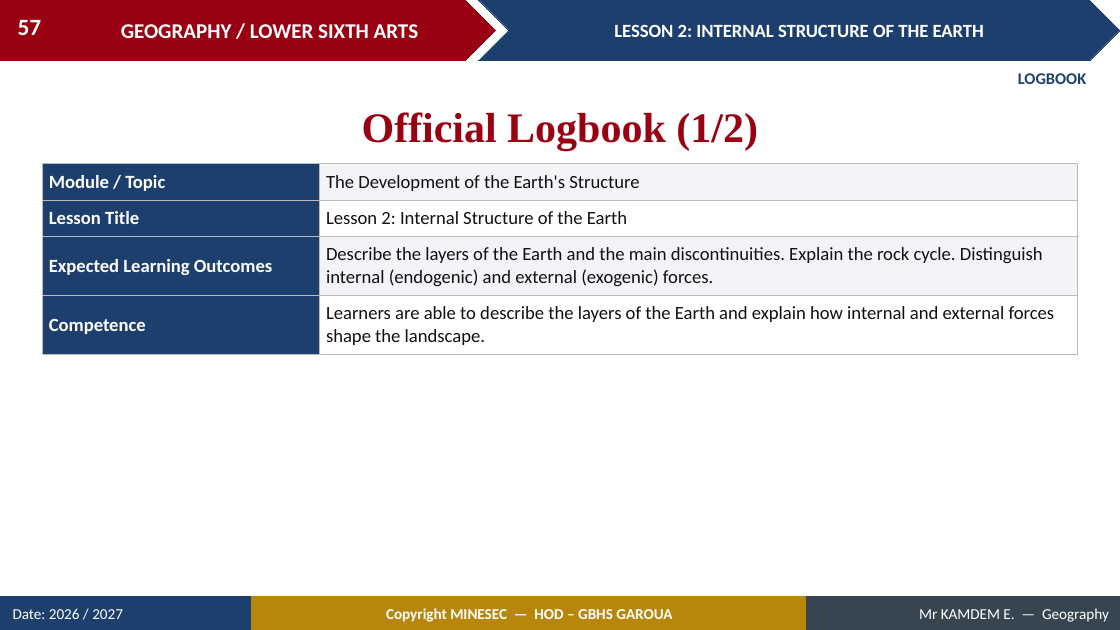
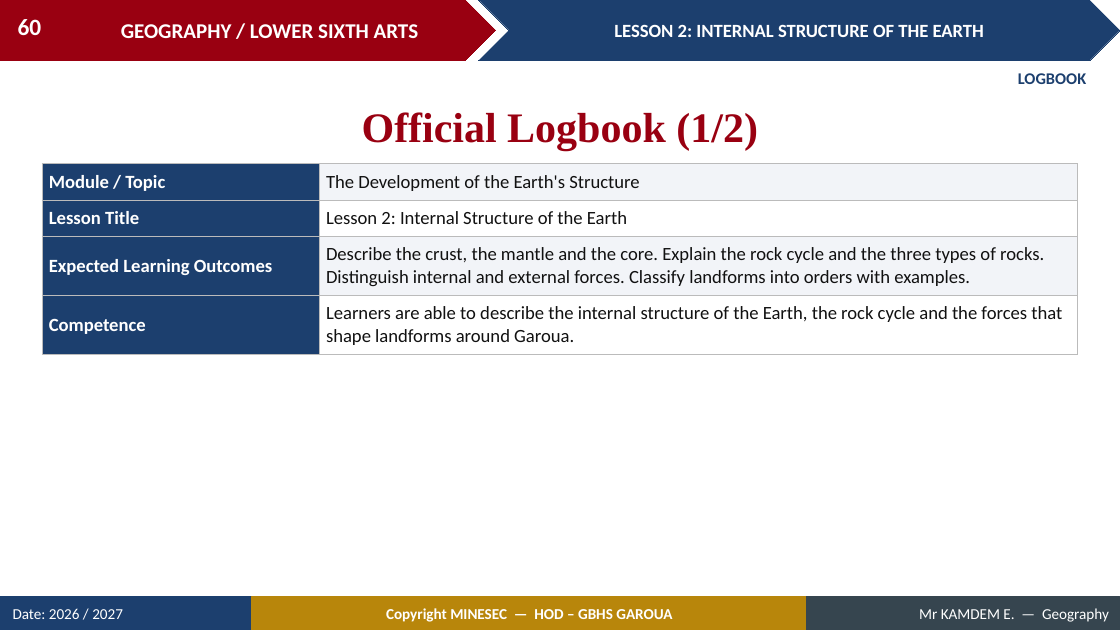
Before and after one commit to Berthautk/linea-github, a slide deck: slide 60 of lecons/LSA/Geomorphology/02_LSA_GEOMO_L02_Internal_Structure_of_the_Earth.pptx (slide 57 before the commit). Drawn at 1120x630 pixels with LibreOffice and Linux fonts; fonts in the diff are those of the drawing. Boxes give left, top, right and bottom in pixels: in the first picture for what was removed or moved away, otherwise in the second. Text is boxed around its words. In the diff, an @@ line names an element or a change of style, - is before the commit and + after.

```diff
--- a/lecons/LSA/Geomorphology/02_LSA_GEOMO_L02_Internal_Structure_of_the_Earth.pptx
+++ b/lecons/LSA/Geomorphology/02_LSA_GEOMO_L02_Internal_Structure_of_the_Earth.pptx
@@ page number at [18, 19, 42, 35]: text changed @@
-57
+60
@@ table at [42, 164, 1078, 349] @@
-row 3, column 2: Describe the layers of the Earth and the main discontinuities. Explain the rock cycle. Distinguish internal (endogenic) and external (exogenic) forces.
+row 3, column 2: Describe the crust, the mantle and the core. Explain the rock cycle and the three types of rocks. Distinguish internal and external forces. Classify landforms into orders with examples.
-row 4, column 2: Learners are able to describe the layers of the Earth and explain how internal and external forces shape the landscape.
+row 4, column 2: Learners are able to describe the internal structure of the Earth, the rock cycle and the forces that shape landforms around Garoua.
```
Also in this commit, not shown: 45 other slides changed, 13 slides added, 9 slides removed, 52 other files.
